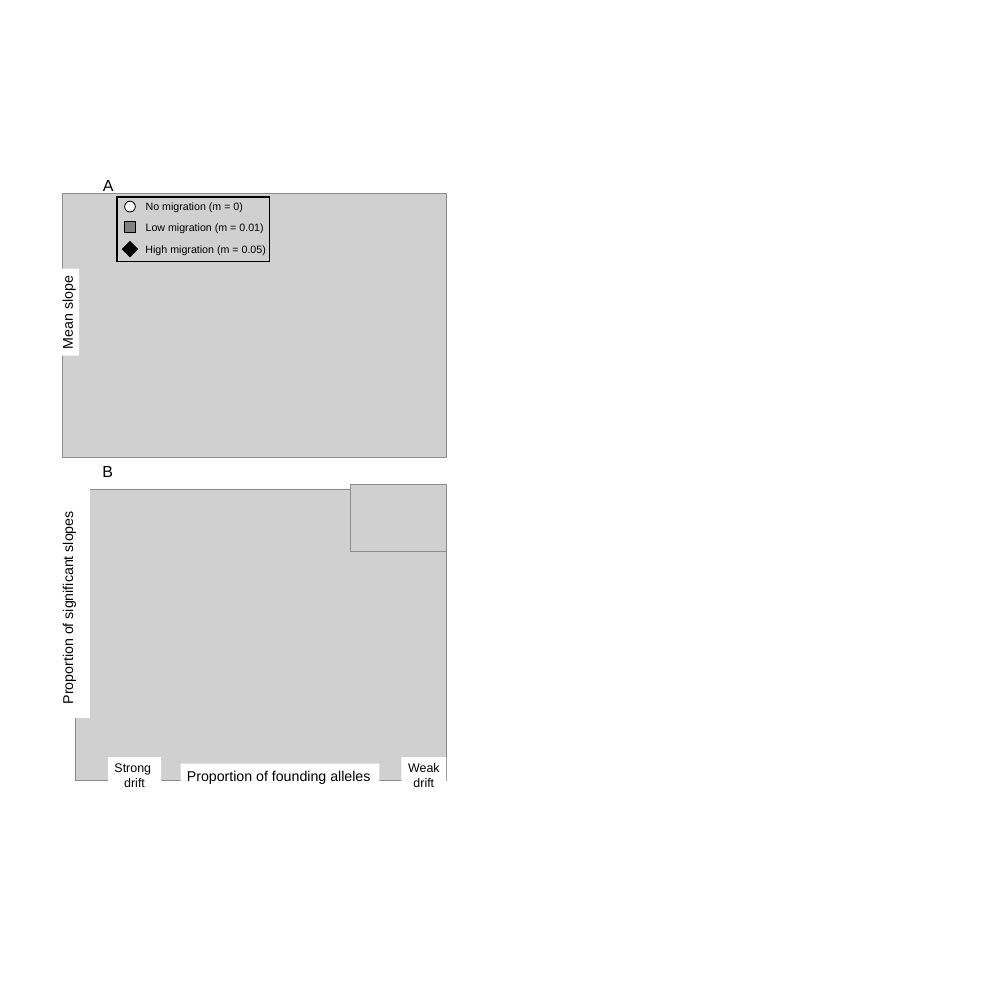
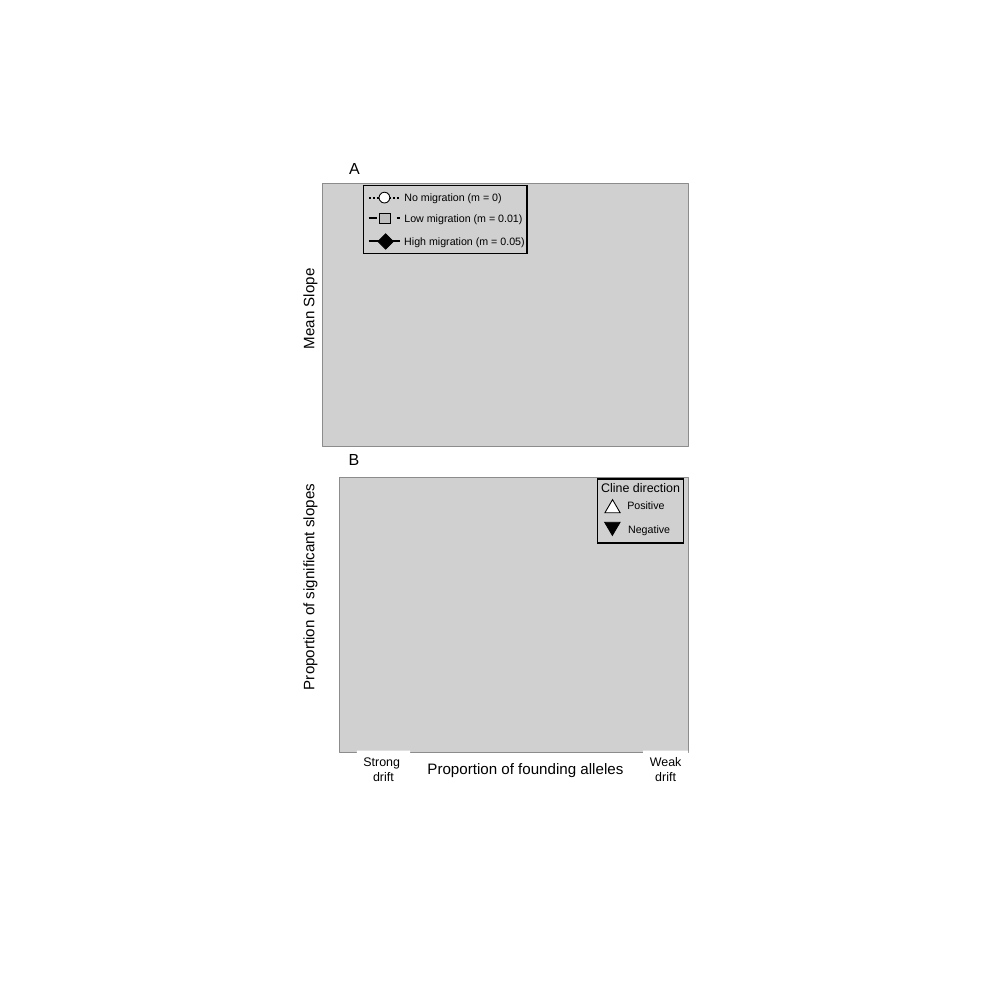
Before and after one commit to James-S-Santangelo/Simulating-Evolutionary-Clines-SEC-, a slide deck: slide 5 of SEC_Writings/SEC_Manuscript-Figures.pptx. Drawn at 1008x1008 pixels with LibreOffice and Linux fonts; fonts in the diff are those of the drawing; grey boxes stand for pictures. Boxes give left, top, right and bottom in pixels: in the first picture for what was removed or moved away, otherwise in the second. Text is boxed around its words. In the diff, an @@ line names an element or a change of style, - is before the commit and + after.

```diff
--- a/SEC_Writings/SEC_Manuscript-Figures.pptx
+++ b/SEC_Writings/SEC_Manuscript-Figures.pptx
@@ text "A" rewrapped from [103,180,114,195] to [349,163,360,174] @@
@@ rectangle: place and size @@
-rectangle at [117,197,269,262]
+rectangle at [364,186,527,253]
@@ ellipse: place and size @@
-ellipse at [125,201,136,212]
+ellipse at [379,192,390,203]
@@ text "No migration (m = 0)": place and size @@
-text "No migration (m = 0)" at [146,202,242,212]
+text "No migration (m = 0)" at [404,193,501,203]
@@ text "Low migration (m = 0.01)": place and size @@
-text "Low migration (m = 0.01)" at [146,223,263,233]
+text "Low migration (m = 0.01)" at [404,214,522,224]
@@ group removed at [62,193,446,781]: 3 pictures, 2 rectangles @@
@@ rectangle: place and size @@
-rectangle at [123,242,138,257]
+rectangle at [378,234,393,249]
@@ text "High migration (m = 0.05)": place and size @@
-text "High migration (m = 0.05)" at [145,245,266,255]
+text "High migration (m = 0.05)" at [404,237,524,247]
@@ rectangle "Mean Slope": place and size @@
-rectangle "Mean Slope" at [55,268,79,356]
+rectangle "Mean Slope" at [296,261,321,356]
@@ group added at [323,184,688,752]: 3 texts, 3 lines, 2 pictures, 2 triangles, 2 rectangles @@
+Positive
+Negative
+Cline direction
@@ text in rectangle at [301,271,318,348]: text changed; size 16 to 17 pt @@
-Mean slope
+Mean Slope
@@ text "B": place and size @@
-text "B" at [102,466,113,477]
+text "B" at [349,454,360,465]
@@ rectangle "Proportion of significant slopes" at [296,475,321,697]: size 16 to 17 pt @@
@@ rectangle "Proportion of significant slopes": place and size @@
-rectangle "Proportion of significant slopes" at [56,502,80,711]
+rectangle "Proportion of significant slopes" at [296,475,321,697]
@@ rectangle "Strong": place and size @@
-rectangle "Strong" at [108,757,161,794]
+rectangle "Strong" at [357,751,410,787]
@@ rectangle "Proportion of founding alleles": place and size @@
-rectangle "Proportion of founding alleles" at [180,764,380,787]
+rectangle "Proportion of founding alleles" at [421,756,632,781]
@@ rectangle "Proportion of founding alleles" at [421,756,632,781]: size 16 to 17 pt @@
@@ text "Weak" rewrapped from [401,757,446,794] to [650,757,682,781] @@
```
Also in this commit, not shown: 2 other slides changed, 14 other files.
